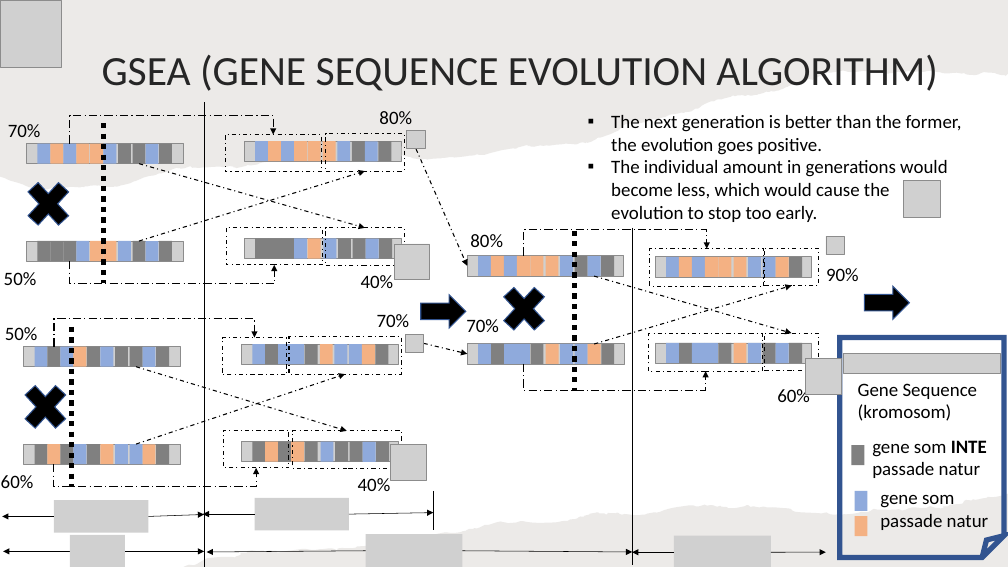
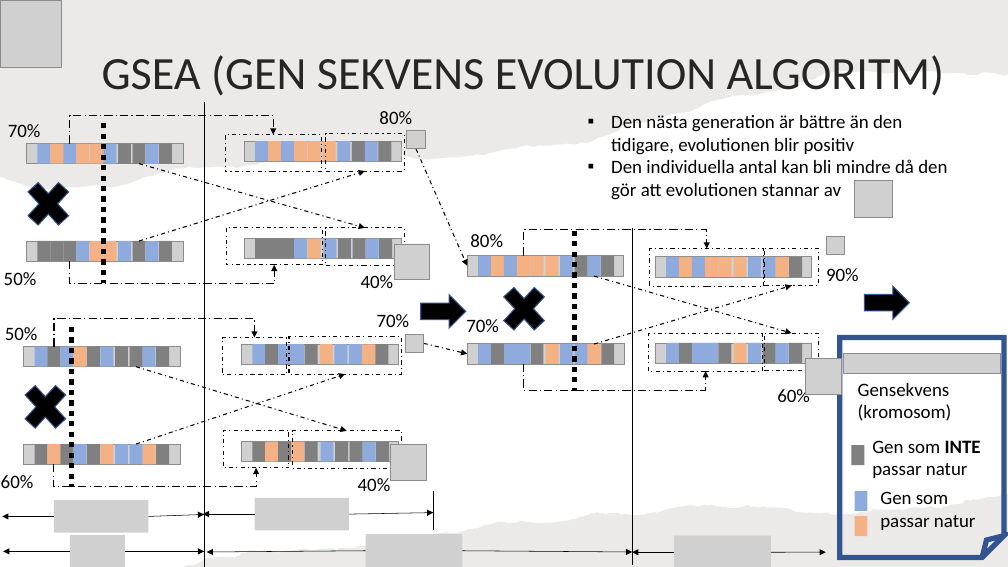
Before and after one commit to mo-mosverkstad/artificial_intelligence_algorithm, a slide deck: slide 6 of genetic_algorithm/JavaScriptCode/compressImageGSEA/GSEA.pptx. Drawn at 1008x567 pixels with LibreOffice and Linux fonts; fonts in the diff are those of the drawing; grey boxes stand for pictures. Boxes give left, top, right and bottom in pixels: in the first picture for what was removed or moved away, otherwise in the second. Text is boxed around its words. In the diff, an @@ line names an element or a change of style, - is before the commit and + after.

```diff
--- a/genetic_algorithm/JavaScriptCode/compressImageGSEA/GSEA.pptx
+++ b/genetic_algorithm/JavaScriptCode/compressImageGSEA/GSEA.pptx
@@ title at (102, 55, 944, 95): text changed; size 39.6 to 44 pt @@
-GSEA (GENE SEQUENCE EVOLUTION ALGORITHM)
+GSEA (GEN SEKVENS EVOLUTION ALGORITM)
@@ text at (611, 115, 947, 200): text changed @@
-▪ The next generation is better than the former, the evolution goes positive.
-▪ The individual amount in generations would become less, which would cause the evolution to stop too early.
+▪ Den nästa generation är bättre än den tidigare, evolutionen blir positiv
+▪ Den individuella antal kan bli mindre då den gör att evolutionen stannar av
@@ picture: place and size @@
-picture at (904, 181, 941, 218)
+picture at (854, 181, 892, 218)
@@ text at (858, 383, 952, 421): text changed @@
-Gene Sequence (kromosom)
+Gensekvens
+(kromosom)
@@ text at (872, 440, 981, 478): text changed @@
-gene som INTE passade natur
+Gen som INTE passar natur
@@ text at (880, 491, 976, 530): text changed @@
-gene som passade natur
+Gen som passar natur
```
Also in this commit, not shown: 21 other slides changed, 3 other files.
